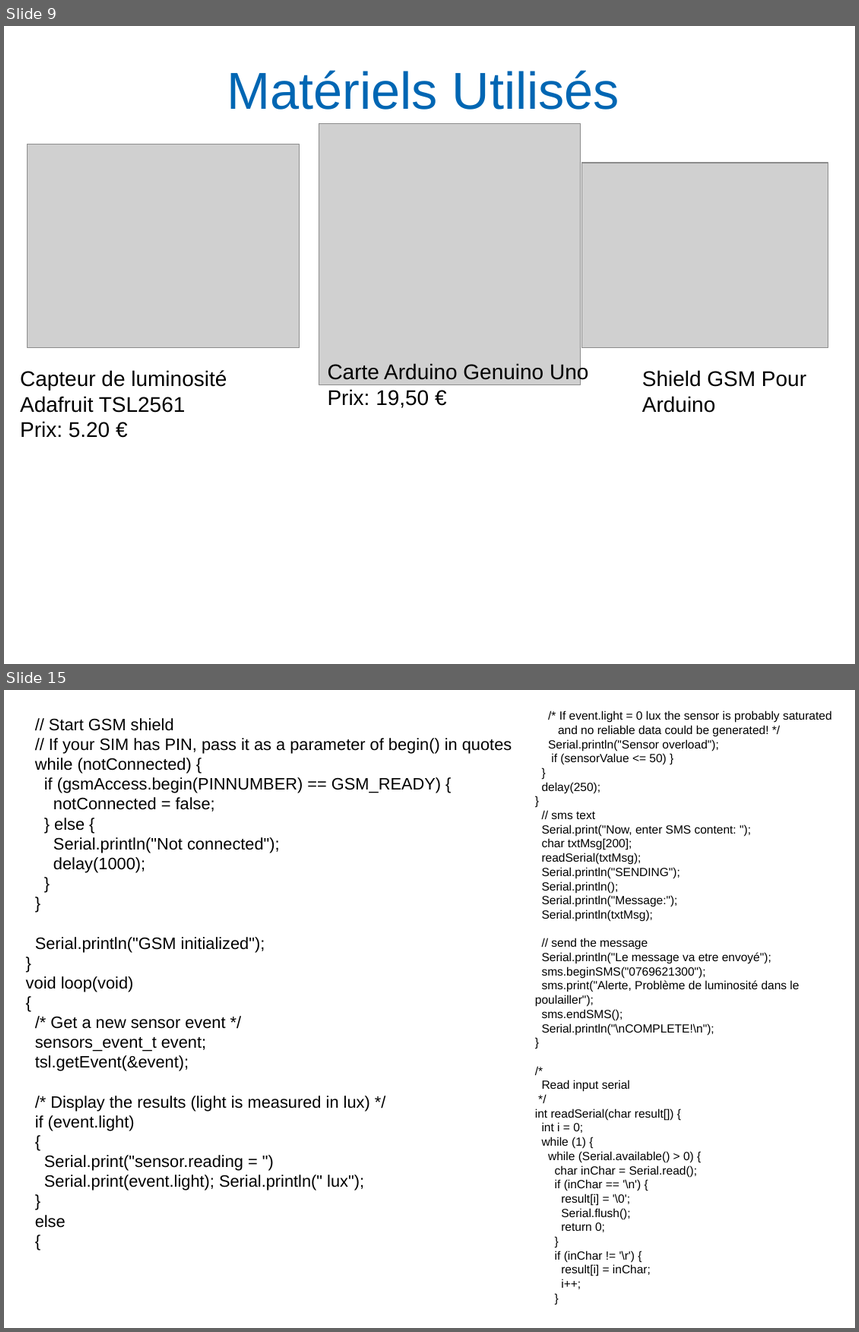
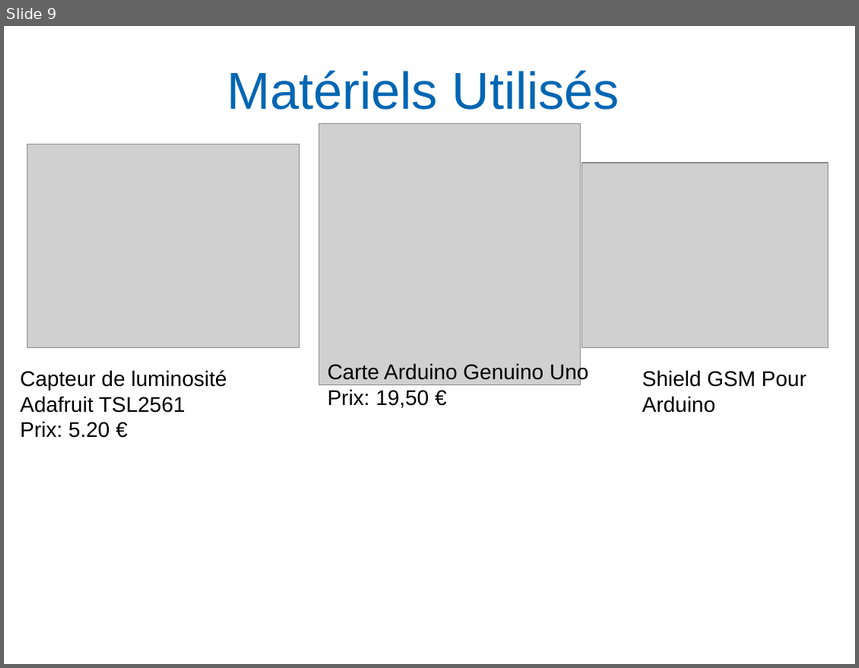
Before and after one commit to lesliesam96/Projet-STI2D, a slide deck: Ralph/Diapo Poulailler (1).ppt. Shown one above the other, each under a label of ours: slides 9 and 15 before the commit, slide 9 after it; the slides between them are not shown. The pictures are 859x1332 and 859x668 pixels, drawn with LibreOffice and Linux fonts; fonts in the diff are those of the drawing; grey boxes stand for pictures; background and template pictures are left out. Boxes give left, top, right and bottom in pixels: in the first picture for what was removed or moved away, otherwise in the second. Text is boxed around its words. In the diff, an @@ line names an element or a change of style, - is before the commit and + after.

```diff
--- a/Ralph/Diapo Poulailler (1).ppt
+++ b/Ralph/Diapo Poulailler (1).ppt
@@ slide 15 removed at bbox=[4, 690, 855, 1328], background picture (left out) @@
@@ text removed at bbox=[535, 711, 832, 1290] @@
-/* If event.light = 0 lux the sensor is probably saturated
-and no reliable data could be generated! */
-Serial.println("Sensor overload");
-if (sensorValue <= 50) }
-}
-delay(250);
-}
-// sms text
-Serial.print("Now, enter SMS content: ");
-char txtMsg[200];
-readSerial(txtMsg);
-Serial.println("SENDING");
-Serial.println();
-Serial.println("Message:");
-Serial.println(txtMsg);
-// send the message
-Serial.println("Le message va etre envoyé");
-sms.beginSMS("0769621300");
-sms.print("Alerte, Problème de luminosité dans le poulailler");
-sms.endSMS();
-Serial.println("\nCOMPLETE!\n");
-}
-/*
-Read input serial
-*/
-int readSerial(char result[]) {
-int i = 0;
-while (1) {
-while (Serial.available() > 0) {
-char inChar = Serial.read();
-if (inChar == '\n') {
-result[i] = '\0';
-Serial.flush();
-return 0;
-}
-if (inChar != '\r') {
-result[i] = inChar;
-i++;
-}
@@ text removed at bbox=[26, 718, 512, 1228] @@
-// Start GSM shield
-// If your SIM has PIN, pass it as a parameter of begin() in quotes
-while (notConnected) {
-if (gsmAccess.begin(PINNUMBER) == GSM_READY) {
-notConnected = false;
-} else {
-Serial.println("Not connected");
-delay(1000);
-}
-}
-Serial.println("GSM initialized");
-}
-void loop(void)
-{
-/* Get a new sensor event */
-sensors_event_t event;
-tsl.getEvent(&event);
-/* Display the results (light is measured in lux) */
-if (event.light)
-{
-Serial.print("sensor.reading = ")
-Serial.print(event.light); Serial.println(" lux");
-}
-else
-{
```
Also in this commit, not shown: 5 slides changed, 2 slides added, 2 other slides removed.
